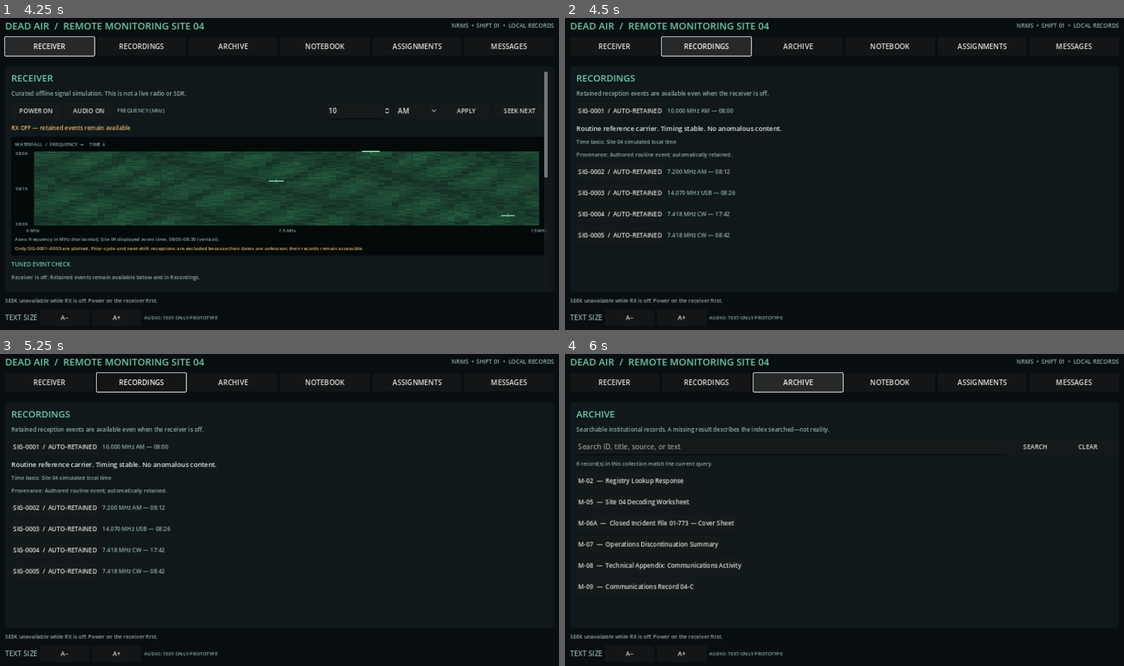
Above: before the commit, frames 1-4 (two rows, left to right).
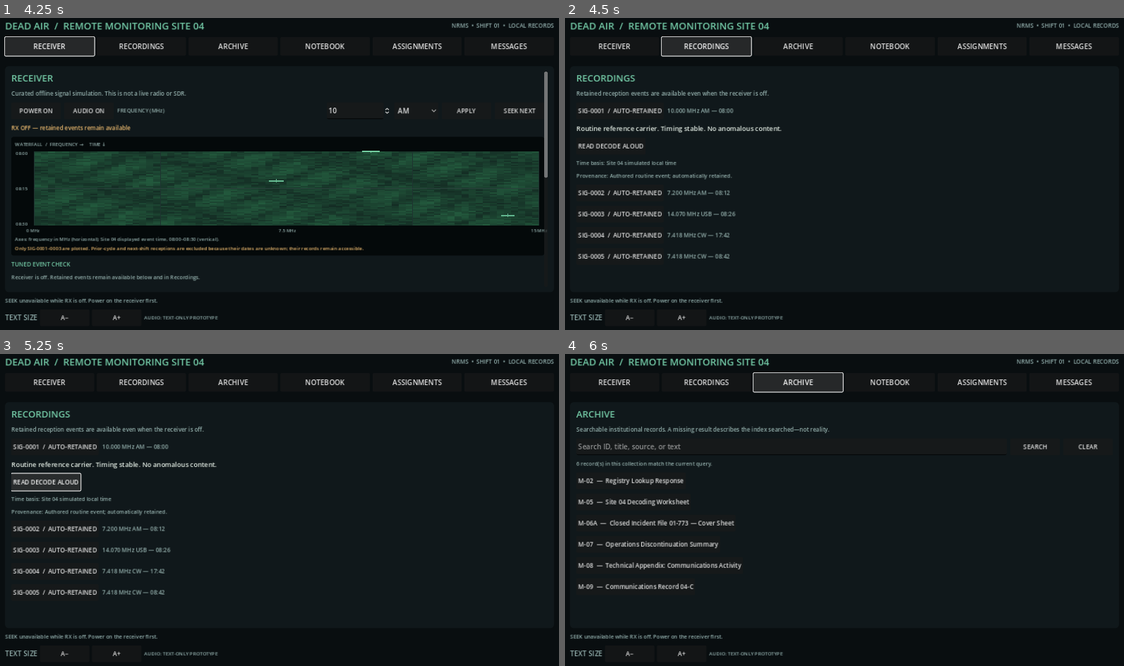
Above: after the commit, the same moments.

Repository: nuentoter/dead-air
Game: Godot game, scene res://scenes/main.tscn
Same seed, same stepped clock (60 frames per second), same inputs: the game is played once before the commit and once after it.
Inputs (mouse positions are in pixels of both pictures, inside the frame that each line leads up to):
- Up to frame 1 (4.25 s): click "AUDIO ON" at 0.5 s; click "AUDIO OFF" at 1.25 s; click "SEEK NEXT" at 2 s; click "SEEK NEXT" at 2.75 s; click "RECEIVER" at 3.5 s
- Up to frame 2 (4.5 s): click "RECORDINGS" at 4.25 s
- Up to frame 3 (5.25 s): click (44, 481) at 5 s, where only the run after the commit has a clickable "READ DECODE ALOUD"
- Up to frame 4 (6 s): click "ARCHIVE" at 5.75 s

Frame 1 is identical in both runs. In frame 2, 1.7% of the frame differs, in the area x 2-31%, y 38-78%; in frame 3, 2.2%, in the area x 2-34%, y 5-78%; in frame 4, nothing differs.
Error after the commit: Parse Error: Cannot infer the type of "noise_value" variable because the value doesn't have a set type. (res://scripts/speech_engine.gd:61)

Commit message:
Integrate local synthesized transcript playback

Diff:
--- a/scripts/main.gd
+++ b/scripts/main.gd
@@ -2,6 +2,7 @@
 
 const Catalog = preload("res://scripts/content_catalog.gd")
 const GameState = preload("res://scripts/game_state.gd")
+const SpeechEngine = preload("res://scripts/speech_engine.gd")
 
 const SECTIONS = ["Receiver", "Recordings", "Archive", "Notebook", "Assignments", "Messages"]
 const REPORT_SOURCE_OPTIONS := ["SIG-0004", "SIG-0005", "M-02", "M-05", "M-06A", "M-07", "M-08", "M-09"]
@@ -92,6 +93,7 @@
 var frequency_spin: SpinBox
 var mode_select: OptionButton
 var receiver_audio: AudioStreamPlayer
+var speech_player: AudioStreamPlayer
 var audio_playback: AudioStreamGeneratorPlayback
 var audio_enabled := true
 var audio_phase := 0.0
@@ -119,6 +121,9 @@
 	add_child(receiver_audio)
 	receiver_audio.play()
 	audio_playback = receiver_audio.get_stream_playback() as AudioStreamGeneratorPlayback
+	speech_player = AudioStreamPlayer.new()
+	speech_player.volume_db = -5.0
+	add_child(speech_player)
 
 func _update_receiver_audio() -> void:
 	if audio_playback == null or not audio_enabled or game == null:
@@ -397,6 +402,7 @@
 		var recorded: bool = game.data.get("recorded_event_ids", []).has(String(selected.get("id", "")))
 		_button("RECORDED" if recorded else "MANUAL RECORD", _record_selected_event.bind(String(selected.get("id", ""))), action_row)
 		_button("OPEN IN RECORDINGS", _open_recordings.bind(String(selected.get("id", ""))), action_row)
+		_button("READ DECODE ALOUD", _speak_selected_transcript, action_row)
 
 	_add_text("RETAINED EVENT INDEX", 13, ACCENT)
 	for event in Catalog.EVENTS:
@@ -443,8 +449,30 @@
 	_add_text("Axes: frequency in MHz (horizontal); Site 04 displayed event time, 08:00–08:30 (vertical).", 11, MUTED, visual)
 	_add_text("Only SIG-0001–0003 are plotted. Prior-cycle and next-shift receptions are excluded because their dates are unknown; their records remain accessible.", 11, WARNING, visual)
 
+func _speak_selected_transcript() -> void:
+	if not audio_enabled:
+		status_message = "Audio is muted. Enable AUDIO to hear the local speech synthesis."
+		_refresh()
+		return
+	var selected := _find_event(String(game.data.get("selected_event_id", "")))
+	if selected.is_empty():
+		return
+	var transcript := String(selected.get("transcript", ""))
+	if speech_player != null:
+		var generated: AudioStreamWAV = SpeechEngine.synthesize(transcript, 0.92, 0.94)
+		if generated != null:
+			speech_player.stop()
+			speech_player.stream = generated
+			speech_player.play()
+			status_message = "Local synthesized readout playing for " + String(selected.get("id", "")) + ". Transcript remains authoritative."
+		else:
+			status_message = "No speech content was available for this retained event."
+	_refresh()
+
 func _toggle_audio() -> void:
 	audio_enabled = not audio_enabled
+	if not audio_enabled and speech_player != null:
+		speech_player.stop()
 	game.data["settings"]["audio_enabled"] = audio_enabled
 	game.save_game()
 	status_message = "Synthetic receiver hiss enabled." if audio_enabled else "Receiver audio muted."
@@ -524,6 +552,7 @@
 		_add_text("%.3f MHz %s — %s" % [float(event.get("frequency_mhz", 0.0)), String(event.get("mode", "")), String(event.get("time_label", ""))], 13, MUTED, row)
 		if String(game.data.get("selected_event_id", "")) == event_id:
 			_add_text(String(event.get("transcript", "")), 15, TEXT)
+			_button("READ DECODE ALOUD", _speak_selected_transcript)
 			_add_text("Time basis: " + String(event.get("time_basis", "")), 12, MUTED)
 			_add_text("Provenance: " + String(event.get("provenance", "")), 12, MUTED)
 
